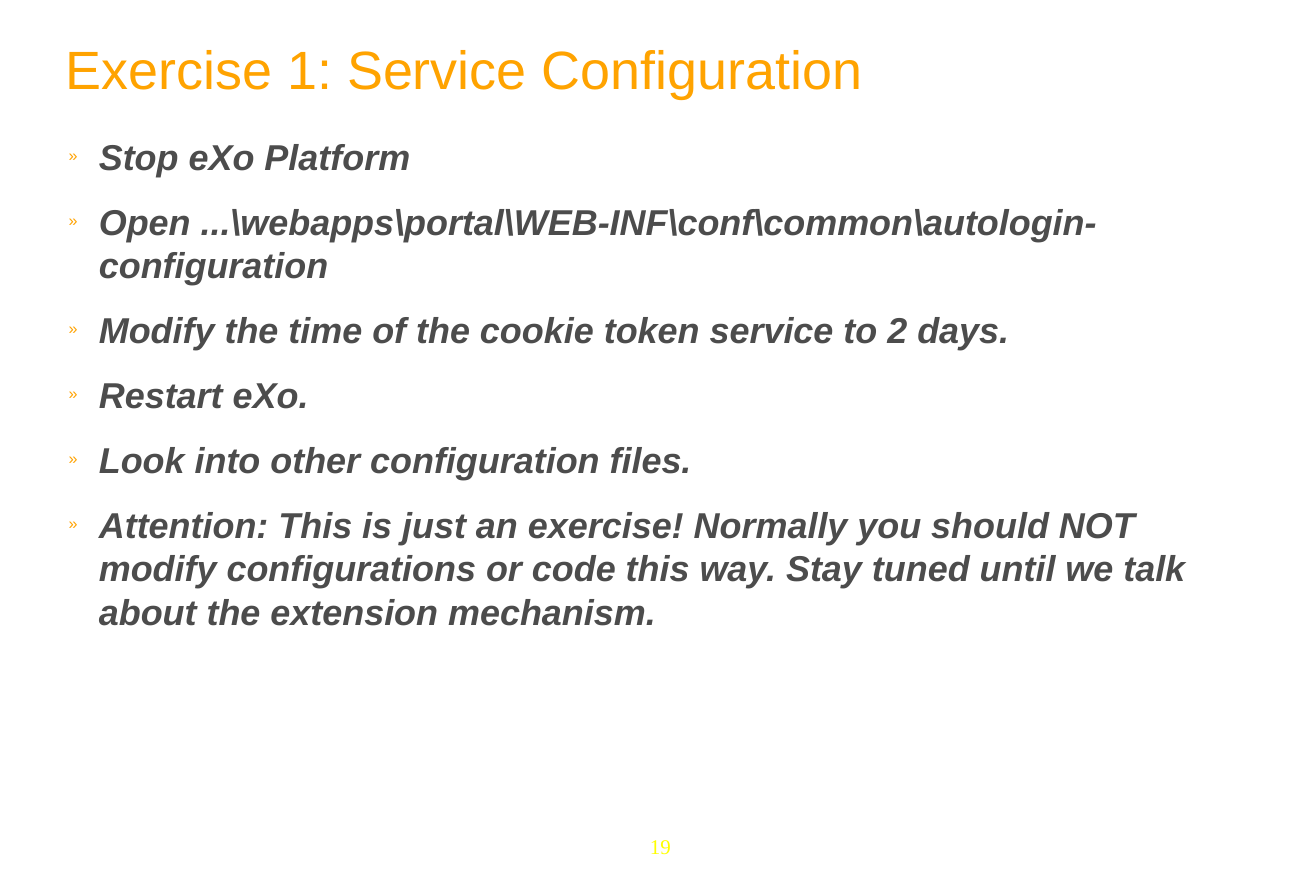
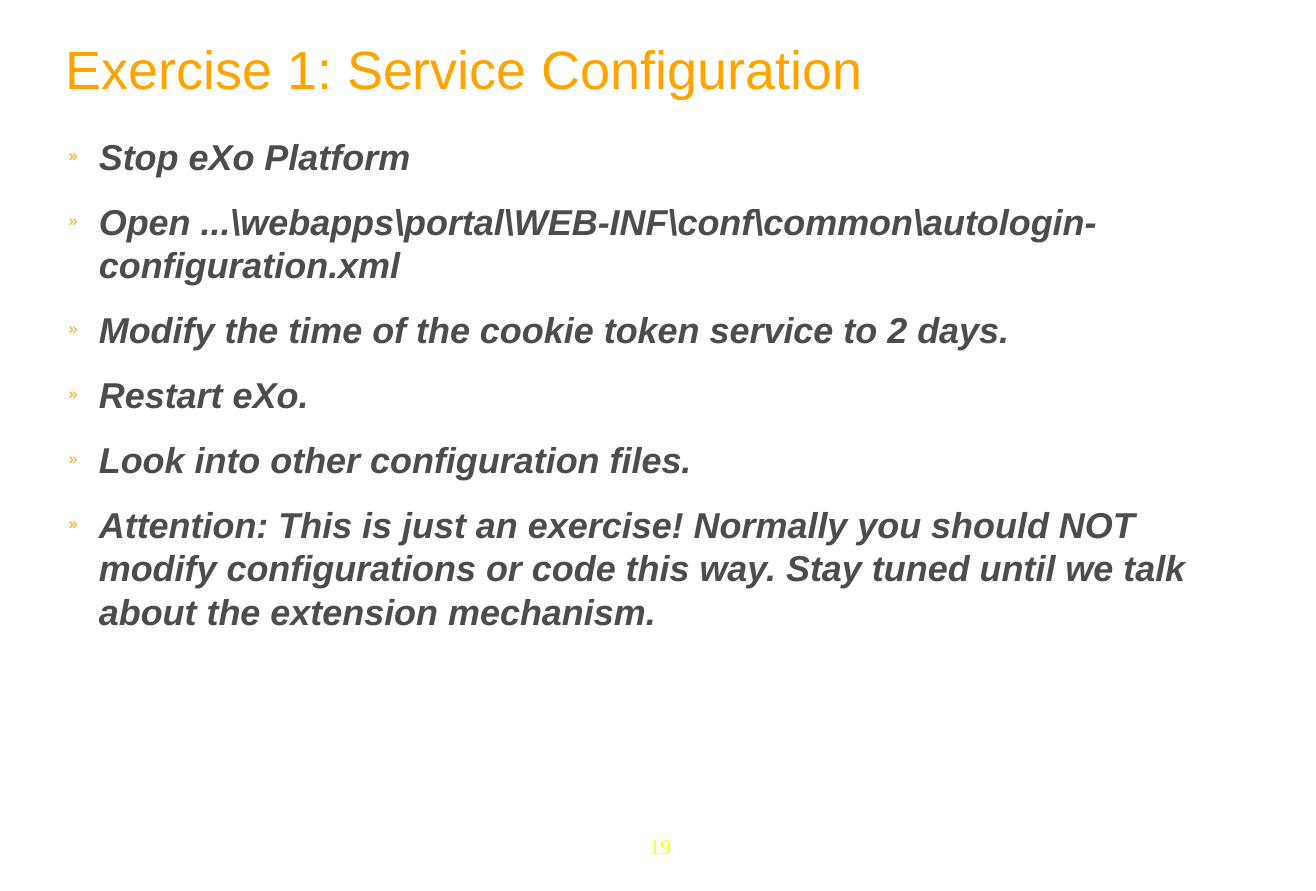
Before and after one commit to anhvurz90/training, a slide deck: slide 19 of exo-developer/210-configuration/slides/210-Portal-configuration-XDev-en.ppt. Drawn at 1316x891 pixels with LibreOffice and Linux fonts; fonts in the diff are those of the drawing; background and template pictures are left out. Boxes give left, top, right and bottom in pixels: in the first picture for what was removed or moved away, otherwise in the second. Text is boxed around its words. In the diff, an @@ line names an element or a change of style, - is before the commit and + after.

```diff
--- a/exo-developer/210-configuration/slides/210-Portal-configuration-XDev-en.ppt
+++ b/exo-developer/210-configuration/slides/210-Portal-configuration-XDev-en.ppt
@@ text at (99,209,1097,285): text changed @@
-» Open ...\webapps\portal\WEB-INF\conf\common\autologin-configuration
+» Open ...\webapps\portal\WEB-INF\conf\common\autologin-configuration.xml
```
Also in this commit, not shown: 2 other slides changed, 19 slides removed, 31 other files.
